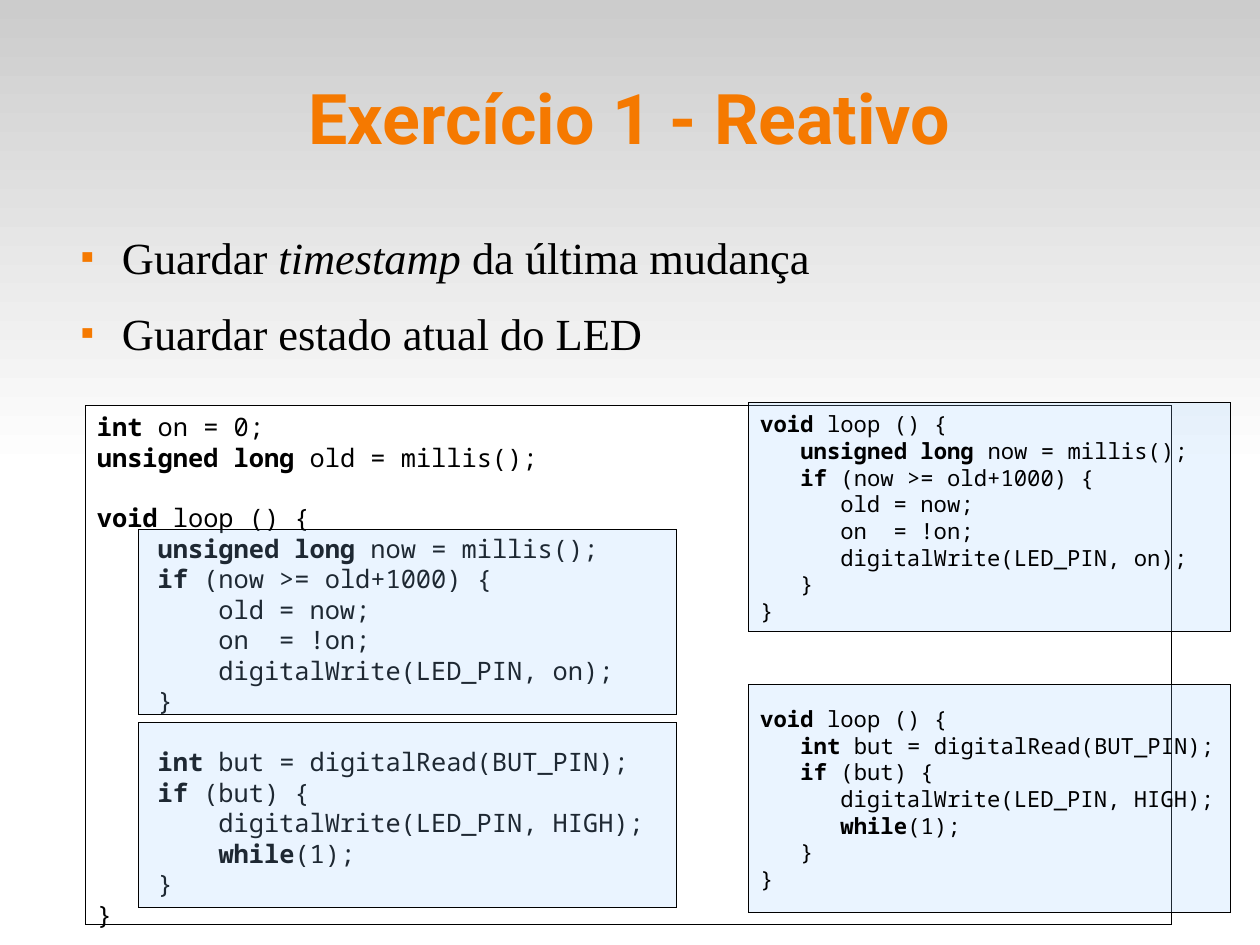
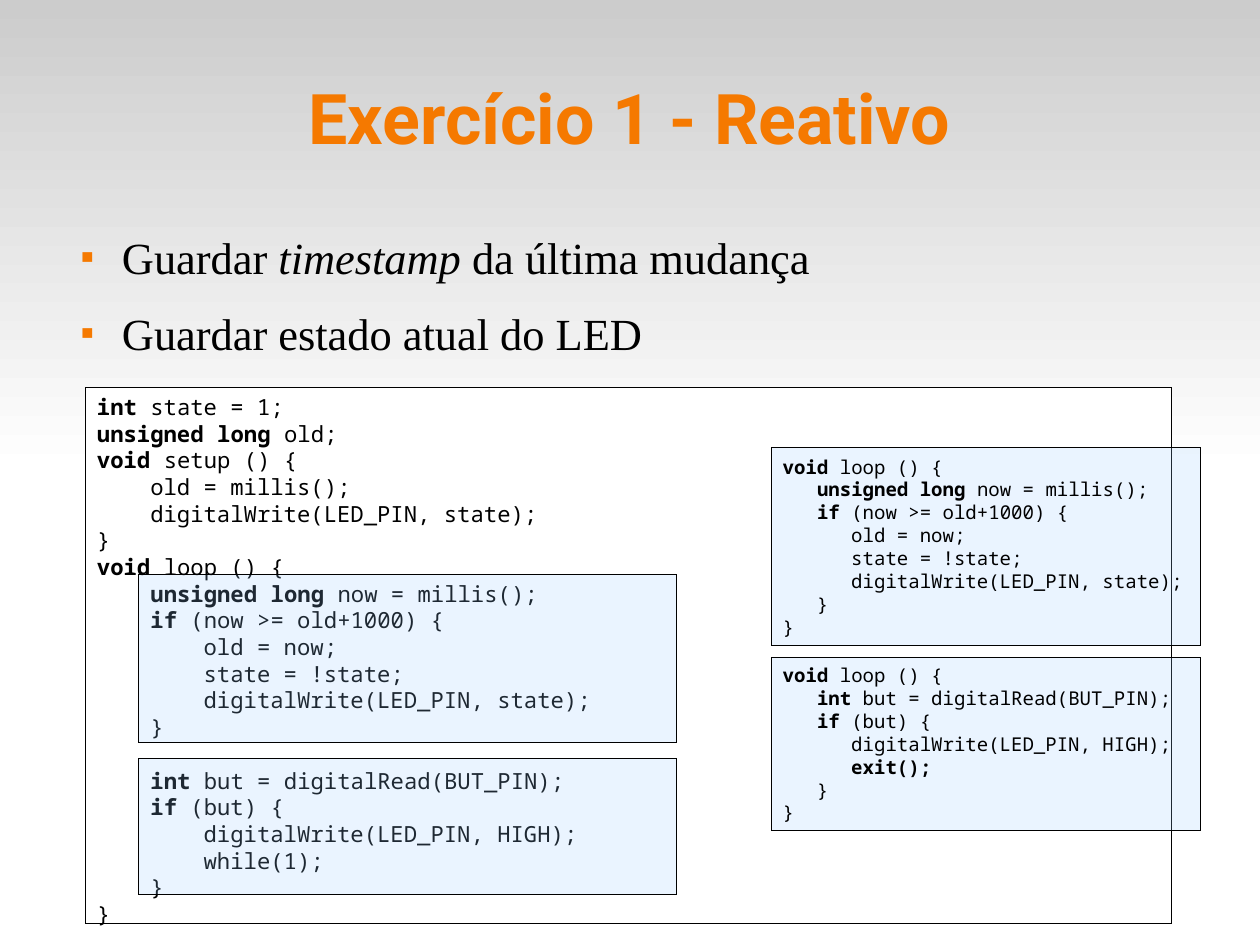
Before and after one commit to fsantanna-uerj/reativos, a slide deck: slide 8 of slides/02_arduino.odp. Drawn at 1260x945 pixels with LibreOffice and Linux fonts; fonts in the diff are those of the drawing. Boxes give left, top, right and bottom in pixels: in the first picture for what was removed or moved away, otherwise in the second. Text is boxed around its words. In the diff, an @@ line names an element or a change of style, - is before the commit and + after.

```diff
--- a/slides/02_arduino.odp
+++ b/slides/02_arduino.odp
@@ rectangle "int state = 1;": place and size @@
-rectangle "int state = 1;" at <box>86,406,1172,925</box>
+rectangle "int state = 1;" at <box>86,388,1172,924</box>
@@ text in rectangle at <box>97,397,537,527</box>: text changed; size 16 to 14 pt @@
-int on = 0;
-unsigned long old = millis();
+int state = 1;
+unsigned long old;
+void setup () {
+old = millis();
+digitalWrite(LED_PIN, state);
+}
@@ rectangle "void loop () {": place and size @@
-rectangle "void loop () {" at <box>749,404,1230,632</box>
+rectangle "void loop () {" at <box>772,448,1201,645</box>
@@ text in rectangle at <box>783,459,1149,545</box>: size 14 to 12 pt in "void loop () {", "unsigned long now = millis();", "if (now >= old+1000) {", "old = now;" and 2 more places @@
@@ text in rectangle at <box>97,557,577,873</box>: size 16 to 14 pt in "void loop () {", "unsigned long now = millis();", "if (now >= old+1000) {", "old = now;" and 7 more places; bold off in "while(1);" @@
@@ text in rectangle at <box>851,551,1182,594</box>: text changed; size 14 to 12 pt @@
-on = !on;
-digitalWrite(LED_PIN, on);
+state = !state;
+digitalWrite(LED_PIN, state);
@@ rectangle: place and size @@
-rectangle at <box>138,529,677,715</box>
+rectangle at <box>138,575,677,743</box>
@@ rectangle "void loop () {": place and size @@
-rectangle "void loop () {" at <box>749,685,1230,914</box>
+rectangle "void loop () {" at <box>772,657,1201,830</box>
@@ text in rectangle at <box>204,666,590,714</box>: text changed; size 16 to 14 pt @@
-on = !on;
-digitalWrite(LED_PIN, on);
+state = !state;
+digitalWrite(LED_PIN, state);
@@ text in rectangle at <box>783,667,1171,756</box>: size 14 to 12 pt @@
@@ rectangle: place and size @@
-rectangle at <box>138,723,677,908</box>
+rectangle at <box>138,758,677,894</box>
@@ text in rectangle at <box>851,759,931,777</box>: text changed; size 14 to 12 pt @@
-while(1);
+exit();
```
Also in this commit, not shown: 1 other slide changed, 1 slide added, 1 slide removed, 14 other files.
